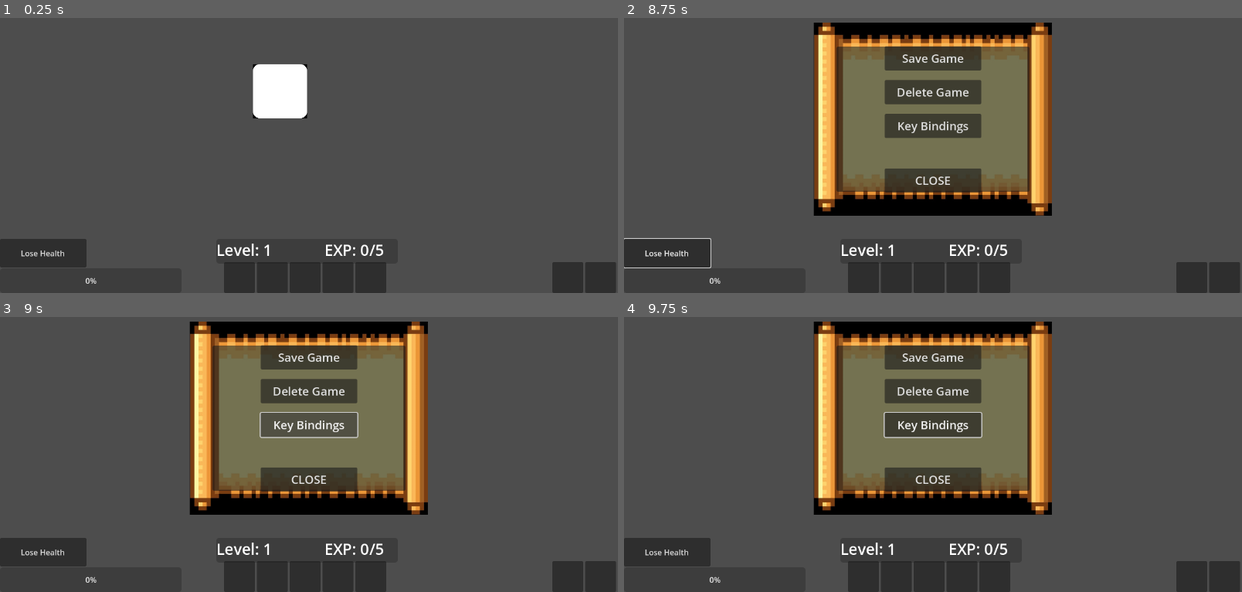
Above: before the commit, frames 1-4 (two rows, left to right).
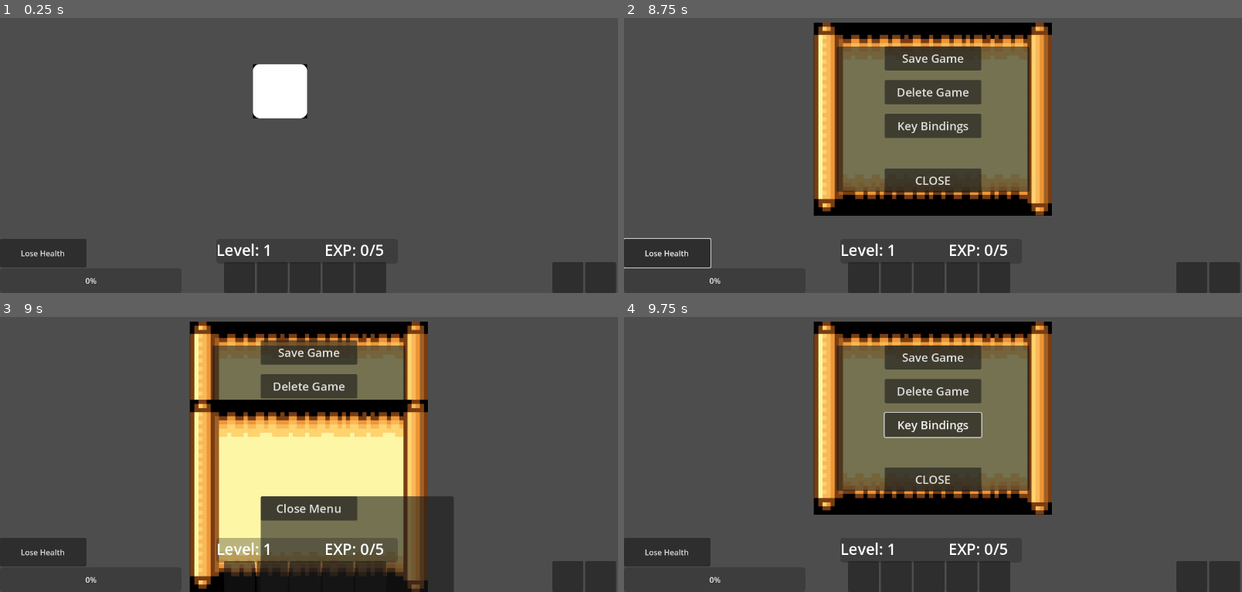
Above: after the commit, the same moments.

Repository: trex414/Profpocalypse-Purdue-Edition
Game: Godot game, scene res://Inventory/scenes/test_main.tscn
Same seed, same stepped clock (60 frames per second), same inputs: the game is played once before the commit and once after it.
Inputs (mouse positions are in pixels of both pictures, inside the frame that each line leads up to):
- Up to frame 1 (0.25 s): no input
- Up to frame 2 (8.75 s): click (865, 276) at 0.52 s; click (895, 276) at 1.27 s; click (926, 276) at 2 s; click (963, 276) at 2.75 s; click (994, 276) at 3.5 s; click "Lose Health" at 4.25 s; tap Enter at 5 s; move the mouse to (1068, 100) at 5.02 s; hold D (move_right) 5.03-5.78 s; tap 1 (zoom_in) at 5.1, 6.6, 8.1 s; move the mouse to (809, 136) at 5.77 s; hold S (move_down) 5.78-6.53 s; tap 2 (zoom_out) at 5.85, 7.35 s; move the mouse to (994, 42) at 6.52 s; hold D (move_right) 6.53-7.28 s; move the mouse to (902, 188) at 7.27 s; hold W (move_up) 7.28-8.03 s; move the mouse to (1118, 172) at 8.02 s; hold A (move_left) from 8.03 s (still down); tap Escape at 8.65 s
- Up to frame 3 (9 s): release A (move_left) at 8.75 s; click "Key Bindings" at 8.75 s
- Up to frame 4 (9.75 s): tap Space at 9.5 s; move the mouse to (747, 366) at 9.52 s; hold A (move_left) from 9.53 s (still down); tap 2 (zoom_out) at 9.6 s

Frames 1-2 are identical in both runs. In frame 3, 26% of the frame differs, in the area x 30-74%, y 8-100%; in frame 4, nothing differs.

Commit message:
update key bindings menu with close button

Diff:
--- a/Settings/scenes/control_settings.gd
+++ b/Settings/scenes/control_settings.gd
@@ -4,17 +4,21 @@
 @onready var delete_button = $"Panel/VBoxContainer/Delete Button"
 @onready var close_button = $"Panel/VBoxContainer/Close Menu"
 @onready var keybind_menu_button = $"Panel/VBoxContainer/Key Binds Button"
-@onready var keybind_menu = $"Panel/VBoxContainer/Key Binds Button/Control-Key Binds"
+@onready var keybind_menu = $"Panel/VBoxContainer/Control - Key Bind Menu"
+@onready var close_keybind_button = $"Panel/VBoxContainer/Control - Key Bind Menu/Panel/VBoxContainer/Close Keybind Menu"
 
 var is_open = false
+var keybind_menu_open = false
 
 # Called when the node enters the scene tree for the first time.
 func _ready():
 	visible = false
+	keybind_menu.visible = false
 	save_button.pressed.connect(_on_save)
 	delete_button.pressed.connect(_on_delete)
 	close_button.pressed.connect(toggle_menu)
 	keybind_menu_button.pressed.connect(toggle_keybind_menu)
+	close_keybind_button.pressed.connect(_on_CloseMenuButton_pressed)
 
 
 
@@ -28,6 +32,10 @@
 	visible = is_open
 	#get_tree().paused = is_open    # ADD THIS TO PAUSE GAME WHEN SETTINGS IS OPEN
 
+	if not is_open:
+		keybind_menu.visible = false
+		keybind_menu_open = false
+
 func _on_save():
 	SaveManager.save()
 
@@ -35,7 +43,9 @@
 	SaveManager.delete()
 
 func toggle_keybind_menu():
-	keybind_menu.visible = true
+	keybind_menu_open = !keybind_menu_open
+	keybind_menu.visible = keybind_menu_open
 
 func _on_CloseMenuButton_pressed():
 	keybind_menu.visible = false
+	keybind_menu_open = !keybind_menu_open
--- a/Settings/scenes/setting_menu.tscn
+++ b/Settings/scenes/setting_menu.tscn
@@ -77,12 +77,6 @@
 theme_override_font_sizes/font_size = 24
 text = "Key Bindings"
 
-[node name="Control-Key Binds" type="Control" parent="Panel/VBoxContainer/Key Binds Button"]
-visible = false
-anchors_preset = 0
-offset_right = 40.0
-offset_bottom = 40.0
-
 [node name="Label" type="Label" parent="Panel/VBoxContainer"]
 layout_mode = 2
 
@@ -91,3 +85,41 @@
 layout_mode = 2
 theme_override_font_sizes/font_size = 24
 text = "CLOSE"
+
+[node name="Control - Key Bind Menu" type="Control" parent="Panel/VBoxContainer"]
+visible = false
+layout_mode = 2
+
+[node name="TextureRect" type="TextureRect" parent="Panel/VBoxContainer/Control - Key Bind Menu"]
+custom_minimum_size = Vector2(700, 400)
+layout_mode = 1
+anchors_preset = -1
+anchor_left = 0.5
+anchor_top = 0.5
+anchor_right = 0.5
+anchor_bottom = 0.5
+offset_left = -350.0
+offset_top = -200.0
+offset_right = 350.0
+offset_bottom = 200.0
+grow_horizontal = 2
+grow_vertical = 2
+texture = ExtResource("2_xc3l3")
+expand_mode = 1
+stretch_mode = 5
+
+[node name="Panel" type="Panel" parent="Panel/VBoxContainer/Control - Key Bind Menu"]
+layout_mode = 0
+offset_right = 400.0
+offset_bottom = 300.0
+
+[node name="VBoxContainer" type="VBoxContainer" parent="Panel/VBoxContainer/Control - Key Bind Menu/Panel"]
+layout_mode = 0
+offset_right = 40.0
+offset_bottom = 40.0
+
+[node name="Close Keybind Menu" type="Button" parent="Panel/VBoxContainer/Control - Key Bind Menu/Panel/VBoxContainer"]
+custom_minimum_size = Vector2(200, 50)
+layout_mode = 2
+theme_override_font_sizes/font_size = 24
+text = "Close Menu"
